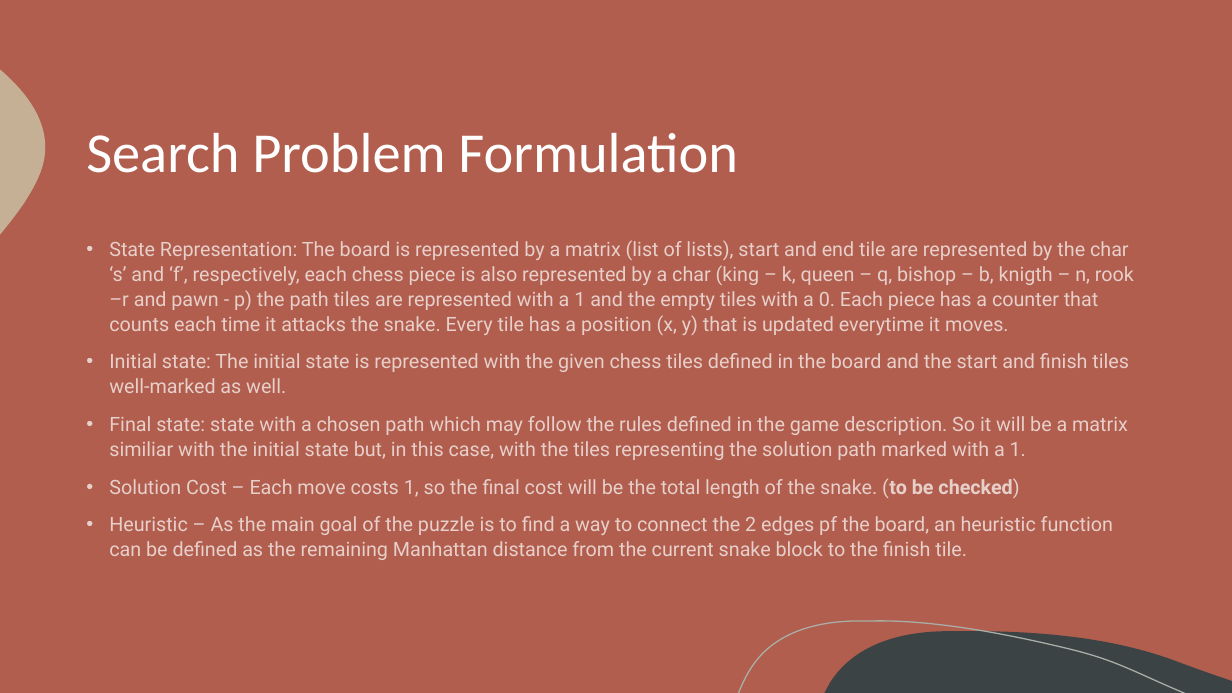
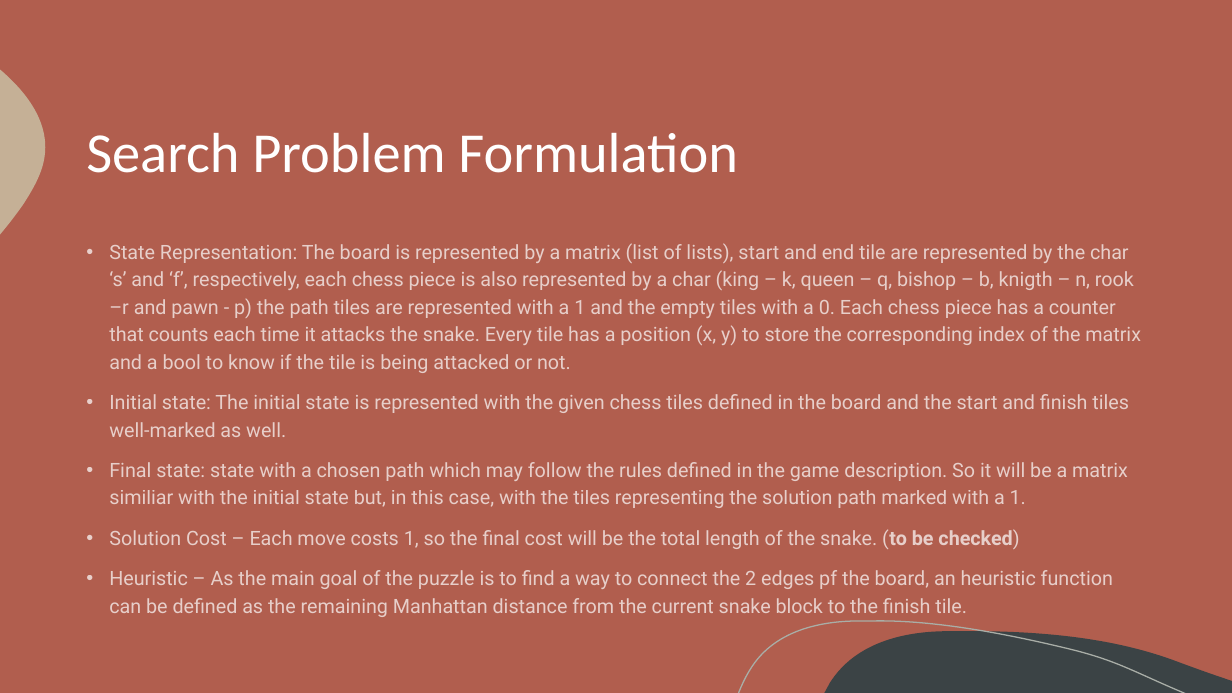
Before and after one commit to itsdomsantos/IART-2022, a slide deck: slide 4 of Chess Snake Puzzles – 2022 IA Project.pptx. Drawn at 1232x693 pixels with LibreOffice and Linux fonts; fonts in the diff are those of the drawing. Boxes give left, top, right and bottom in pixels: in the first picture for what was removed or moved away, otherwise in the second. Text is boxed around its words. In the diff, an @@ line names an element or a change of style, - is before the commit and + after.

Commit message:
Update ppt

```diff
--- a/Chess Snake Puzzles – 2022 IA Project.pptx
+++ b/Chess Snake Puzzles – 2022 IA Project.pptx
@@ text at [109, 243, 1141, 373]: text changed @@
-• State Representation: The board is represented by a matrix (list of lists), start and end tile are represented by the char ‘s’ and ‘f’, respectively, each chess piece is also represented by a char (king – k, queen – q, bishop – b, knigth – n, rook –r and pawn - p) the path tiles are represented with a 1 and the empty tiles with a 0. Each piece has a counter that counts each time it attacks the snake. Every tile has a position (x, y) that is updated everytime it moves.
+• State Representation: The board is represented by a matrix (list of lists), start and end tile are represented by the char ‘s’ and ‘f’, respectively, each chess piece is also represented by a char (king – k, queen – q, bishop – b, knigth – n, rook –r and pawn - p) the path tiles are represented with a 1 and the empty tiles with a 0. Each chess piece has a counter that counts each time it attacks the snake. Every tile has a position (x, y) to store the corresponding index of the matrix and a bool to know if the tile is being attacked or not.
@@ text at [109, 394, 1129, 617]: line spacing 1.05 to 1.16 @@
```
Also in this commit, not shown: 1 other file.
